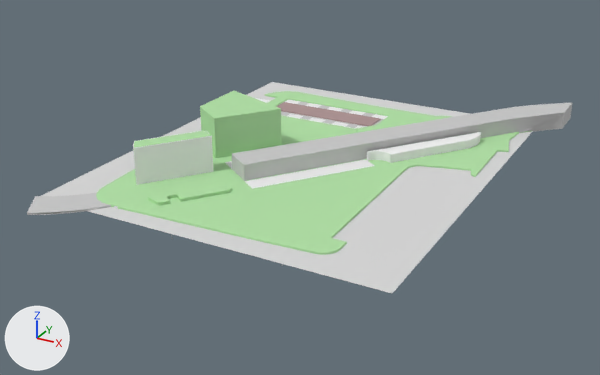
The OBJ model NorfolkVizApp/depends/models/environment.obj, before and after one commit.
Before and after are seen from a camera (50 mm lens) standing at (6880.0, -17306.0, 6822.0) and looking at (-949.0, -3073.0, -295.0). Lighting does not change. The marker at lower left points along +X, +Y and +Z. Where no turn or scale is listed for an object, it has been applied to the vertices. Vertices at the same position are counted once.

Names of what the first picture shows: 'environment'.
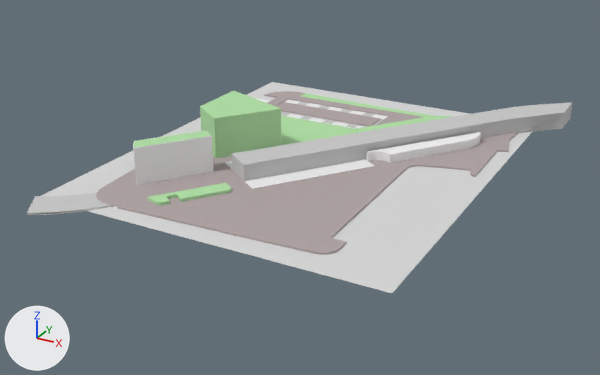
Changed parts and their boxes (x1, y1, x2, y2) in the pictures (600 x 375 px):
'environment', recoloured, mesh moved
    both: (27, 82, 573, 293)

What the commit changed:
Material 'Brick' (mat_brick) changes colour from grey #ad9292 to grey #b1a4a4; in linear values from (0.417, 0.286, 0.286) to (0.437, 0.372, 0.372).
me_environment has 13627 vertices, 26376 faces and spans x -4514.0..3382.0, y -7661.0..2669.0, z -316.0..1193.0.
me_environment is used by ob_environment; location (0.0, 0.0, 0.0).
me_environment part 1: the whole mesh is moved by (-2.0, -1.0, 0.0).
